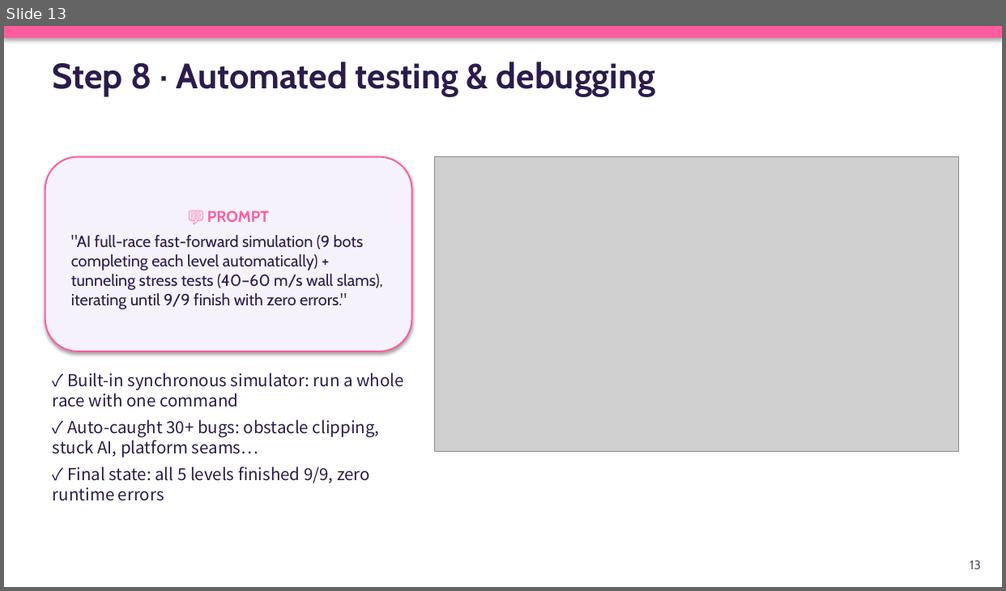
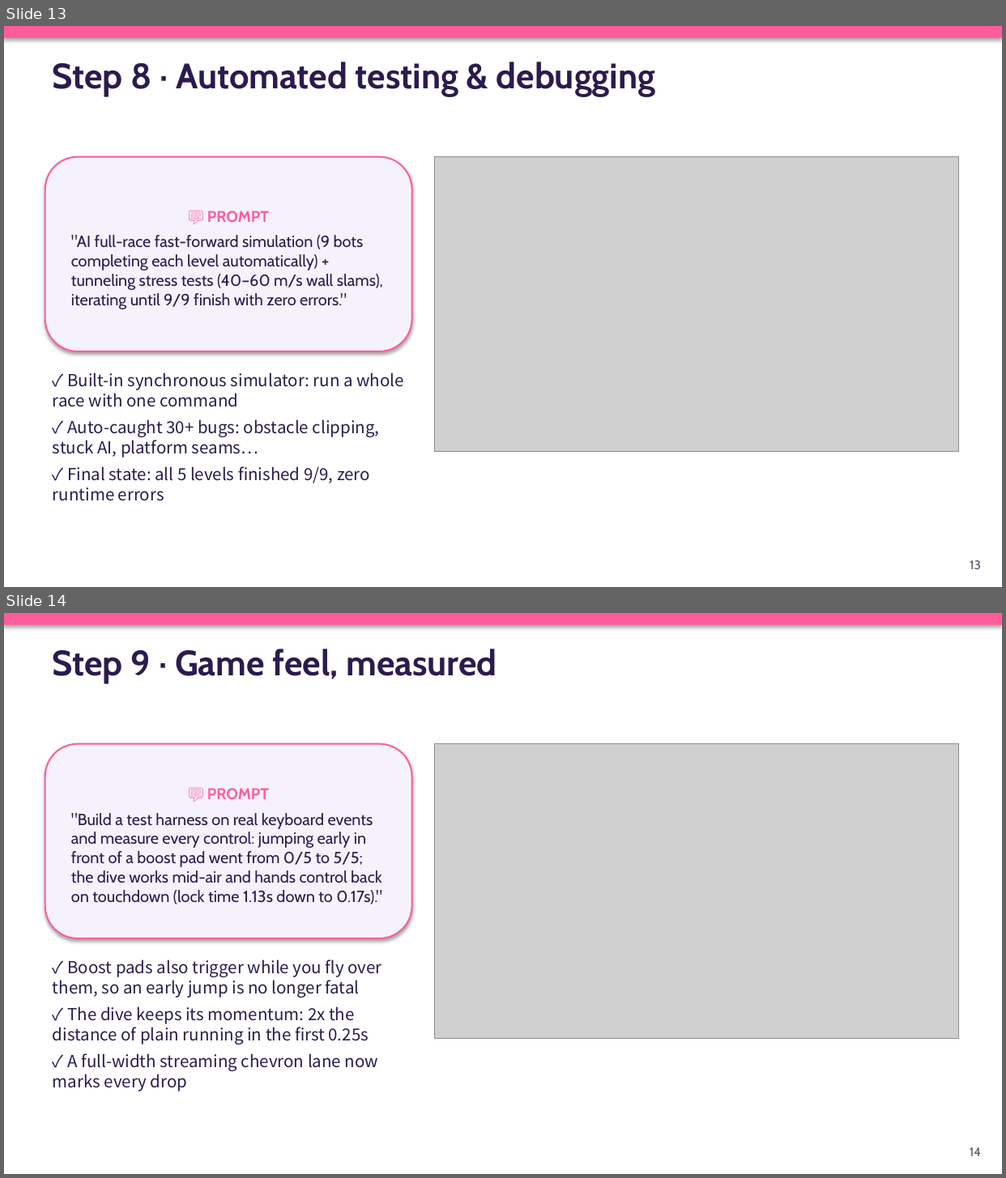
Before and after one commit to chengkaho98-svg/Mini3Dgame, a slide deck: AI_Game_Development_Playbook_EN.pptx. Shown one above the other, each under a label of ours: slide 13 before the commit, slides 13 and 14 after it. The pictures are 1006x591 and 1006x1178 pixels, drawn with LibreOffice and Linux fonts; fonts in the diff are those of the drawing; grey boxes stand for pictures. Boxes give left, top, right and bottom in pixels: in the first picture for what was removed or moved away, otherwise in the second. Text is boxed around its words. In the diff, an @@ line names an element or a change of style, - is before the commit and + after.

Commit message:
Fix edge-bumper wedge; cheaper split post FX; fairer win%; Playbook extended to 20 slides (ZH+EN)
Bumpers (E1)
- Root cause of the remaining 34 wedged cases: 7 bumpers stuck out past the
  road rail, so a player clamped on the rail touched the ball's outer face and
  the round push-out pinned them against the wall. Pulled them in so the ball
  edge sits ~0.3m inside the rail.
- Same 168-case matrix (8 clusters x 3 starts x 7 inputs): 134/168 -> 168/168,
  0 wedged, 0 falls. Average bumps through a cluster dropped (L1 c2: 9.5 -> 2.3).

Split-screen post FX (corrects an earlier claim)
- Measured properly with GPU sync: 4-view split with SSAO on every view was
  15.8ms, not the 60 FPS reported before. SSAO now runs only with up to 2
  views; 3-4 views keep bloom. 4-way split: 10.4ms (96 FPS on RTX 5070 Ti).

Win% (analytics.js)
- Softmax temperature now widens early and tightens late: mid-race nobody
  reads 0% (was 5 of 8 racers at 0% seconds after the start).
- Once someone has finished first, still-running racers can no longer show
  100% (only the winner keeps it).

Playbook: +5 steps (game feel, lighting/materials, outlines+split post FX,
test matrix, win% + local-LLM commentator), + analytics architecture diagram,
refreshed results. 14 -> 20 slides, ZH and EN. Visual gate 20/20 on both.
Step 9 and Step 12 reuse earlier screenshots.

Verified: bumper matrix 168/168; all 5 levels 9/9 bots; zero runtime errors.

```diff
--- a/AI_Game_Development_Playbook_EN.pptx
+++ b/AI_Game_Development_Playbook_EN.pptx
@@ slide 14 added at (4, 613, 1002, 1174), background #FFFFFF @@
@@ rectangle added at (4, 613, 1002, 625), fill #FF5C9D @@
@@ text added at (53, 649, 496, 684), 34 pt, text #2B1B4E, bold @@
+Step 9 · Game feel, measured
@@ rounded rectangle added at (45, 744, 412, 939), fill #F6F2FC, outline #FF5C9D 1.5 pt, 15.5 pt, text #2B1B4E @@
+💬 PROMPT
+"Build a test harness on real keyboard events and measure every control: jumping early in front of a boost pad went from 0/5 to 5/5; the dive works mid-air and hands control back on touchdown (lock time 1.13s down to 0.17s)."
@@ picture added at (434, 744, 958, 1039) @@
@@ text added at (53, 960, 382, 1092), 16 pt, text #2B1B4E @@
+✓ Boost pads also trigger while you fly over them, so an early jump is no longer fatal
+✓ The dive keeps its momentum: 2x the distance of plain running in the first 0.25s
+✓ A full-width streaming chevron lane now marks every drop
@@ text added at (970, 1148, 981, 1157), 12 pt, text #555566 @@
+14
```
Also in this commit, not shown: 2 slides changed, 5 other slides added, 25 other files.
